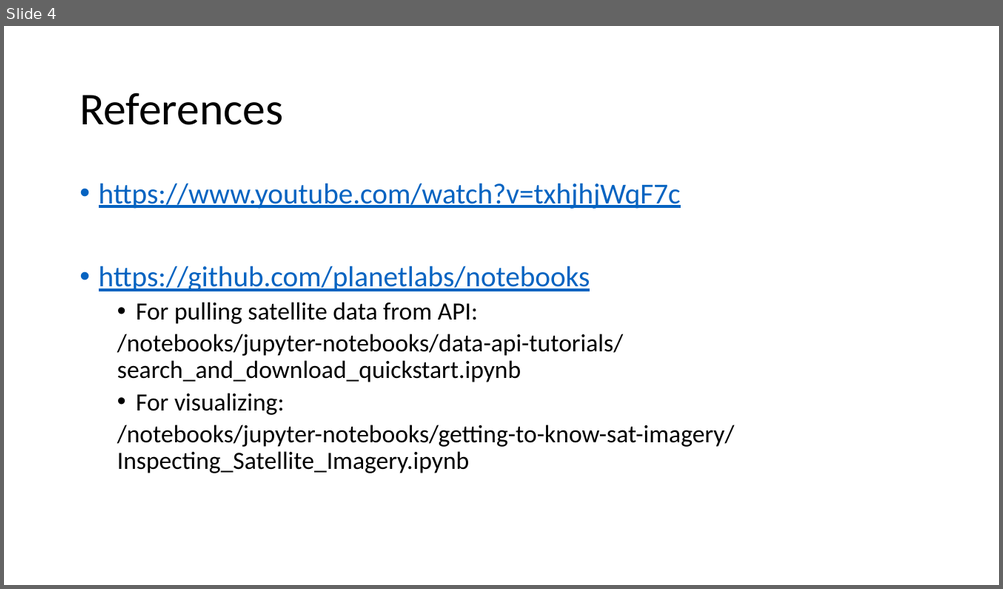
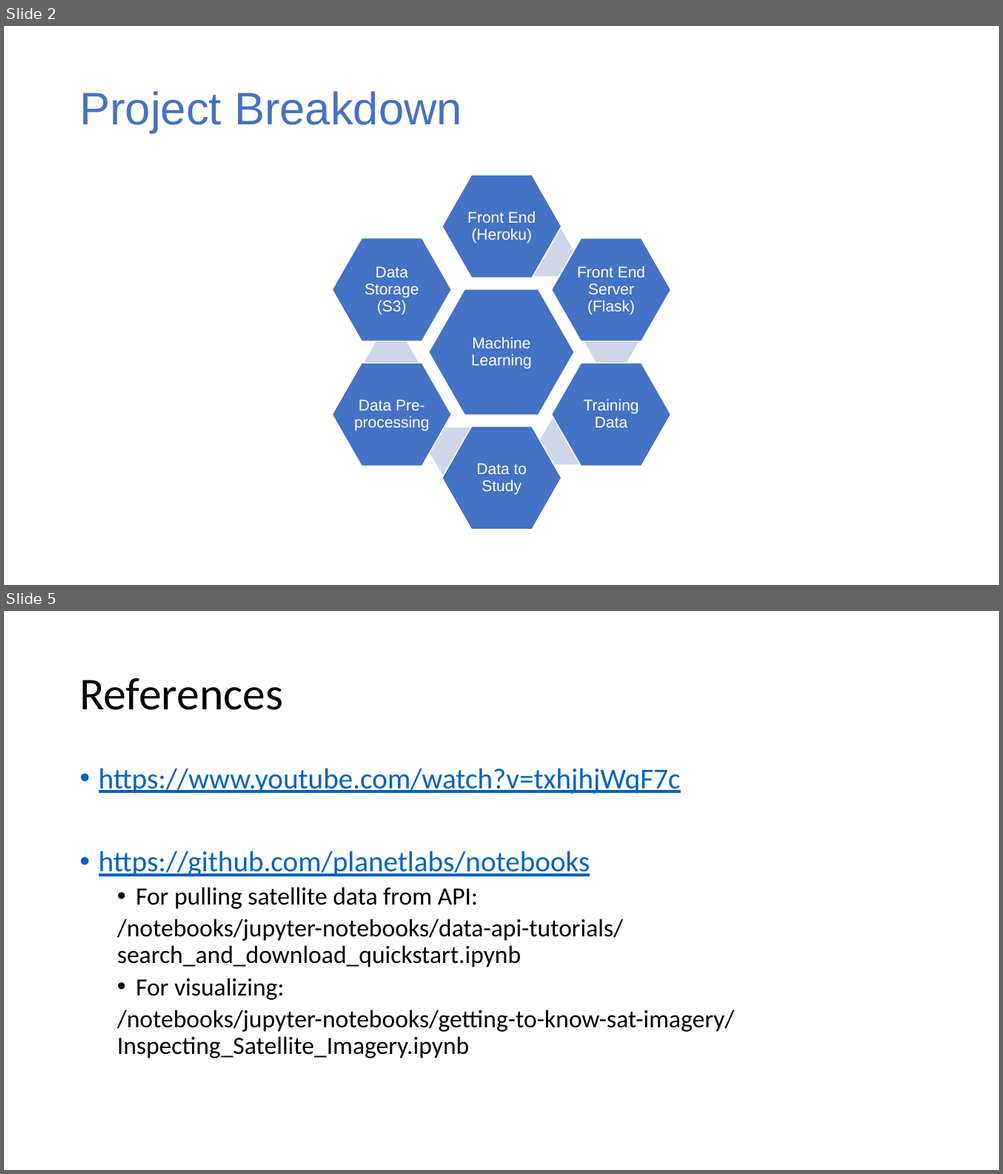
Before and after one commit to ziangzhang10/satellite-data-machine-learning, a slide deck: Proposal/draft_proposal.pptx. Shown one above the other, each under a label of ours: slide 4 before the commit, slides 2 and 5 after it; the slides between them are not shown. The pictures are 1003x589 and 1003x1174 pixels, drawn with LibreOffice and Linux fonts; fonts in the diff are those of the drawing. Boxes give left, top, right and bottom in pixels: in the first picture for what was removed or moved away, otherwise in the second. Text is boxed around its words. In the diff, an @@ line names an element or a change of style, - is before the commit and + after.

```diff
--- a/Proposal/draft_proposal.pptx
+++ b/Proposal/draft_proposal.pptx
@@ slide 2 added at <box>4,26,999,585</box>, background #FFFFFF @@
@@ title added at <box>79,91,462,133</box>, 44 pt, text #4472C4 @@
+Project Breakdown
@@ group added at <box>333,175,671,530</box>: 12 hexagons, 7 texts @@
+Machine Learning
+Front End (Heroku)
+Front End Server (Flask)
+Training Data
+Data to Study
+Data Pre-processing
+Data Storage (S3)
@@ what was slide 4 is now slide 5 @@
```
Also in this commit, not shown: 3 slides changed, 2 other files.
